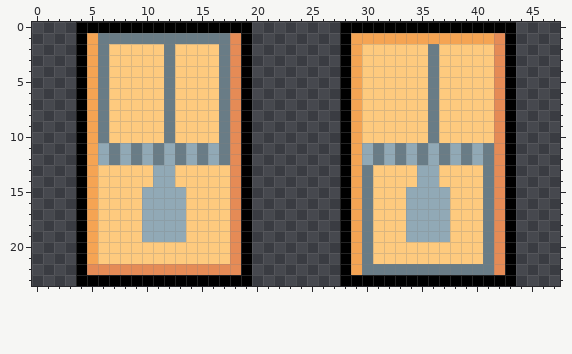
Two states of a pixel-art sprite, sprites/game/pwrup/trap.png. Above, as it was before the edit.
The file is 48x24 pixels.
After the commit:
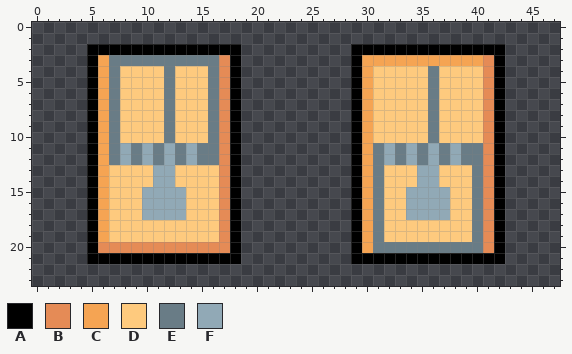
Palette (. is transparent): A #000000  B #e58b56  C #f5a453  D #feca7e  E #697c86  F #91a9b6
From the commit log: better trap img
Difference:
@@ x 0..47 @@
- 0 ....AAAAAAAAAAAAAAAA........AAAAAAAAAAAAAAAA....
- 1 ....ACEEEEEEEEEEEEBA........ACCCCCCCCCCCCCBA....
- 2 ....ACEDDDDDEDDDDEBA........ACDDDDDDEDDDDDBA....
- 3 ....ACEDDDDDEDDDDEBA........ACDDDDDDEDDDDDBA....
- 4 ....ACEDDDDDEDDDDEBA........ACDDDDDDEDDDDDBA....
- 5 ....ACEDDDDDEDDDDEBA........ACDDDDDDEDDDDDBA....
- 6 ....ACEDDDDDEDDDDEBA........ACDDDDDDEDDDDDBA....
- 7 ....ACEDDDDDEDDDDEBA........ACDDDDDDEDDDDDBA....
- 8 ....ACEDDDDDEDDDDEBA........ACDDDDDDEDDDDDBA....
- 9 ....ACEDDDDDEDDDDEBA........ACDDDDDDEDDDDDBA....
-10 ....ACEDDDDDEDDDDEBA........ACDDDDDDEDDDDDBA....
-11 ....ACFEFEFEFEFEFEBA........ACFEFEFEFEFEFEBA....
-12 ....ACFEFEFEFEFEFEBA........ACFEFEFEFEFEFEBA....
-13 ....ACDDDDDFFDDDDDBA........ACEDDDDFFDDDDEBA....
-14 ....ACDDDDDFFDDDDDBA........ACEDDDDFFDDDDEBA....
-15 ....ACDDDDFFFFDDDDBA........ACEDDDFFFFDDDEBA....
-16 ....ACDDDDFFFFDDDDBA........ACEDDDFFFFDDDEBA....
-17 ....ACDDDDFFFFDDDDBA........ACEDDDFFFFDDDEBA....
-18 ....ACDDDDFFFFDDDDBA........ACEDDDFFFFDDDEBA....
-19 ....ACDDDDFFFFDDDDBA........ACEDDDFFFFDDDEBA....
-20 ....ACDDDDDDDDDDDDBA........ACEDDDDDDDDDDEBA....
-21 ....ACDDDDDDDDDDDDBA........ACEDDDDDDDDDDEBA....
-22 ....ABBBBBBBBBBBBBBA........ACEEEEEEEEEEEEBA....
-23 ....AAAAAAAAAAAAAAAA........AAAAAAAAAAAAAAAA....
+ 0 ................................................
+ 1 ................................................
+ 2 .....AAAAAAAAAAAAAA..........AAAAAAAAAAAAAA.....
+ 3 .....ACEEEEEEEEEEBA..........ACCCCCCCCCCCBA.....
+ 4 .....ACEDDDDEDDDEBA..........ACDDDDDEDDDDBA.....
+ 5 .....ACEDDDDEDDDEBA..........ACDDDDDEDDDDBA.....
+ 6 .....ACEDDDDEDDDEBA..........ACDDDDDEDDDDBA.....
+ 7 .....ACEDDDDEDDDEBA..........ACDDDDDEDDDDBA.....
+ 8 .....ACEDDDDEDDDEBA..........ACDDDDDEDDDDBA.....
+ 9 .....ACEDDDDEDDDEBA..........ACDDDDDEDDDDBA.....
+10 .....ACEDDDDEDDDEBA..........ACDDDDDEDDDDBA.....
+11 .....ACEFEFEFEFEEBA..........ACEFEFEFEFEEBA.....
+12 .....ACEFEFEFEFEEBA..........ACEFEFEFEFEEBA.....
+13 .....ACDDDDFFDDDDBA..........ACEDDDFFDDDEBA.....
+14 .....ACDDDDFFDDDDBA..........ACEDDDFFDDDEBA.....
+15 .....ACDDDFFFFDDDBA..........ACEDDFFFFDDEBA.....
+16 .....ACDDDFFFFDDDBA..........ACEDDFFFFDDEBA.....
+17 .....ACDDDFFFFDDDBA..........ACEDDFFFFDDEBA.....
+18 .....ACDDDDDDDDDDBA..........ACEDDDDDDDDEBA.....
+19 .....ACDDDDDDDDDDBA..........ACEDDDDDDDDEBA.....
+20 .....ABBBBBBBBBBBBA..........ACEEEEEEEEEEBA.....
+21 .....AAAAAAAAAAAAAA..........AAAAAAAAAAAAAA.....
+22 ................................................
+23 ................................................
Boxes around the changes in both pictures, in picture pixels (x1, y1, x2, y2):
changed: (76, 22, 252, 286)
changed: (340, 22, 516, 286)
